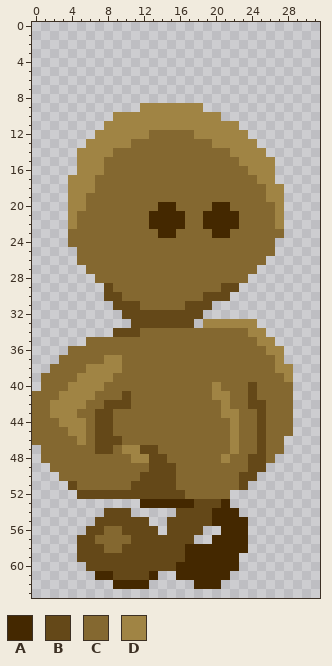
Edited in one commit: pixel-art sprite (sprites/player/jump/guy1.png). That is the earlier state.
The file is 32x64 pixels.
Palette (. is transparent): A #442800  B #644818  C #846830  D #a08444
Pixels before, first column x 0:
 9 ............DDDDDDD..........
10 .........DDDDDDDDDDDD........
11 ........DDDDDDDDDDDDDDD......
12 .......DDDDDDCCCCCDDDDDD.....
13 ......DDDDDCCCCCCCCCDDDDD....
14 .....DDDDCCCCCCCCCCCCCDDDD...
15 .....DDDCCCCCCCCCCCCCCCDDDD..
16 .....DDDCCCCCCCCCCCCCCCCDDD..
17 ....DDDCCCCCCCCCCCCCCCCCCDD..
18 ....DDDCCCCCCCCCCCCCCCCCCCDD.
19 ....DDCCCCCCCCCCCCCCCCCCCCDD.
20 ....DDCCCCCCCCAACCCCAACCCCCD.
21 ....DCCCCCCCCAAAACCAAAACCCCD.
22 ....DCCCCCCCCAAAACCAAAACCCCD.
23 ....CCCCCCCCCCAACCCCAACCCCCC.
24 ....CCCCCCCCCCCCCCCCCCCCCCC..
25 .....CCCCCCCCCCCCCCCCCCCCCC..
26 .....CCCCCCCCCCCCCCCCCCCCC...
27 ......CCCCCCCCCCCCCCCCCCC....
28 .......CCCCCCCCCCCCCCCCC.....
29 ........BCCCCCCCCCCCCBB......
30 ........BBCCCCCCCCCBBB.......
31 .........BBBCCCCCBBB.........
32 ..........BBBBBBBBB..........
33 ...........BBBBBBB.DDDDDD....
34 .........BBBCCCCCCCCCCCCDD...
35 ......CCCCCCCCCCCCCCCCCCCDD..
36 ....CCCCCCCCCCCCCCCCCCCCCCDD.
37 ...CCCCCDDCCCCCCCCCCCCCCCCCD.
38 ..CCCCDDDDCCCCCCCCCCCCCCCCCDD
39 .CCCCDDDDCCCCCCCCCCCCCCCCCCCD
40 .CCCDDDDCCCCCCCCCCCCDCCCBCCCC
41 CCCDDDDCCCBCCCCCCCCCDDCCBCCCC
42 CCDDDDCCBBBCCCCCCCCCCDCCBBCCC
43 CCDDDCCBBCCCCCCCCCCCCDDCCBCCC
44 CCCDDDCBBCCCCCCCCCCCCCDCCBCCC
45 CCCCDDCBBCCCCCCCCCCCCCDCCBCCC
46 CCCCCDCBBBCCCCCCCCCCCCDCCBCC.
47 .CCCCCCBBCDDBBCCCCCCCCDCCBCC.
48 .CCCCCCCCCCDDBBCCCCCCDCCBBC..
49 ..CCCCCCCCCCCBBBCCCCCCCCBB...
50 ...CCCCCCCCCBBBBCCCCCCCBB....
51 ....BCCCCCCBBBBBCCCCCCCB.....
52 .....BBBBBBBBBBBBCCCCC.......
53 ............AAAAAABBBA.......
54 ........BBB.....BBBBAAA......
55 .......BBBBBB..BBBBBAAAA.....
56 ......BBCCBBBB.BBBB..AAA.....
57 .....BBCCCCBBBBBBB..AAAA.....
58 .....BBBCCBBBBBBBAAAAAAA.....
59 .....BBBBBBBBBBBBAAAAAA......
60 ......BBBBBBBBBBAAAAAAA......
61 .......AABBBBA..AAAAAA.......
62 .........AAAA.....AAA........
New version:
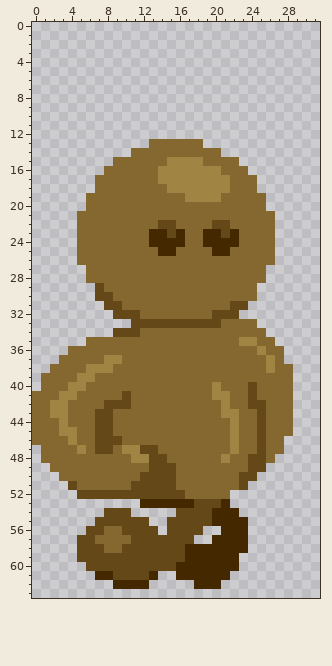
What changed:
The author changed colour C to colour A in row 23 at x 13, 16, 19 and 22; in row 24 at x 13 to 16 and 19 to 22; in row 25 at x 14 to 15 and 20 to 21.
Colour B now appears in rows 29 to 30 at x 7; in row 31 at x 8 and 22 to 23; in row 32 at x 9 and 20 to 22; in row 33 at x 18.
The author changed colour A to colour B in row 22 at x 14 to 15 and 20 to 21; in row 23 at x 15 and 21.
The author changed colour D to colour B in row 33 at x 19 to 20.
Colour C now appears in row 26 at x 26; in row 27 at x 25; in row 28 at x 6 and 24 to 25; in row 29 at x 23 to 24; in row 30 at x 22 to 24; in row 31 at x 20 to 21.
Colour C now appears in row 32 at x 19.
The author changed colour A to colour C in row 20 at x 14 to 15 and 20 to 21; in row 21 at x 13 to 16 and 19 to 22; in row 22 at x 13, 16, 19 and 22.
The author changed colour B to colour C in row 29 at x 8 and 21 to 22; in row 30 at x 9 and 19 to 21; in row 31 at x 10 to 11 and 17 to 19; in row 32 at x 12 to 18.
The author changed colour D to colour C in row 33 at x 21 to 24; in row 34 at x 24 to 25; in row 35 at x 25 to 26; in row 36 at x 26 to 27; in row 37 at x 27; in row 38 at x 9 and 27 to 28.
The author changed colour D to colour C in row 39 at x 7 to 8 and 28; in row 40 at x 6 to 7; in row 41 at x 5 to 6; in row 42 at x 4 to 5; in row 43 at x 4; in row 44 at x 4 to 5.
The author changed colour D to colour C in rows 45 to 46 at x 5.
The author changed colour C to colour D in row 15 at x 15 to 18; in row 16 at x 14 to 20; in row 17 at x 14 to 21; in row 18 at x 15 to 21; in row 19 at x 17 to 20; in row 35 at x 23 to 24.
The author changed colour C to colour D in row 36 at x 25; in rows 37 to 38 at x 26; in row 45 at x 3; in row 46 at x 4; in row 47 at x 5.
Colour C is removed in row 12 at x 13 to 17; in row 13 at x 11 to 12 and 19; in row 14 at x 9 to 10 and 21; in row 15 at x 8; in row 18 at x 25; in row 20 at x 26.
Colour C is removed in row 23 at x 4 and 27; in row 24 at x 4.
Colour D is removed in row 9 at x 12 to 18; in row 10 at x 9 to 20; in row 11 at x 8 to 22; in row 12 at x 7 to 12 and 18 to 23; in row 13 at x 6 to 10 and 20 to 24; in row 14 at x 5 to 8 and 22 to 25.
Colour D is removed in row 15 at x 5 to 7 and 23 to 26; in row 16 at x 5 to 7 and 24 to 26; in row 17 at x 4 to 6 and 25 to 26; in row 18 at x 4 to 6 and 26 to 27; in row 19 at x 4 to 5 and 26 to 27; in row 20 at x 4 to 5 and 27.
Colour D is removed in rows 21 to 22 at x 4 and 27.
Boxes around the changes in both pictures, in picture pixels (x1, y1, x2, y2):
changed: (59, 103, 293, 454)
